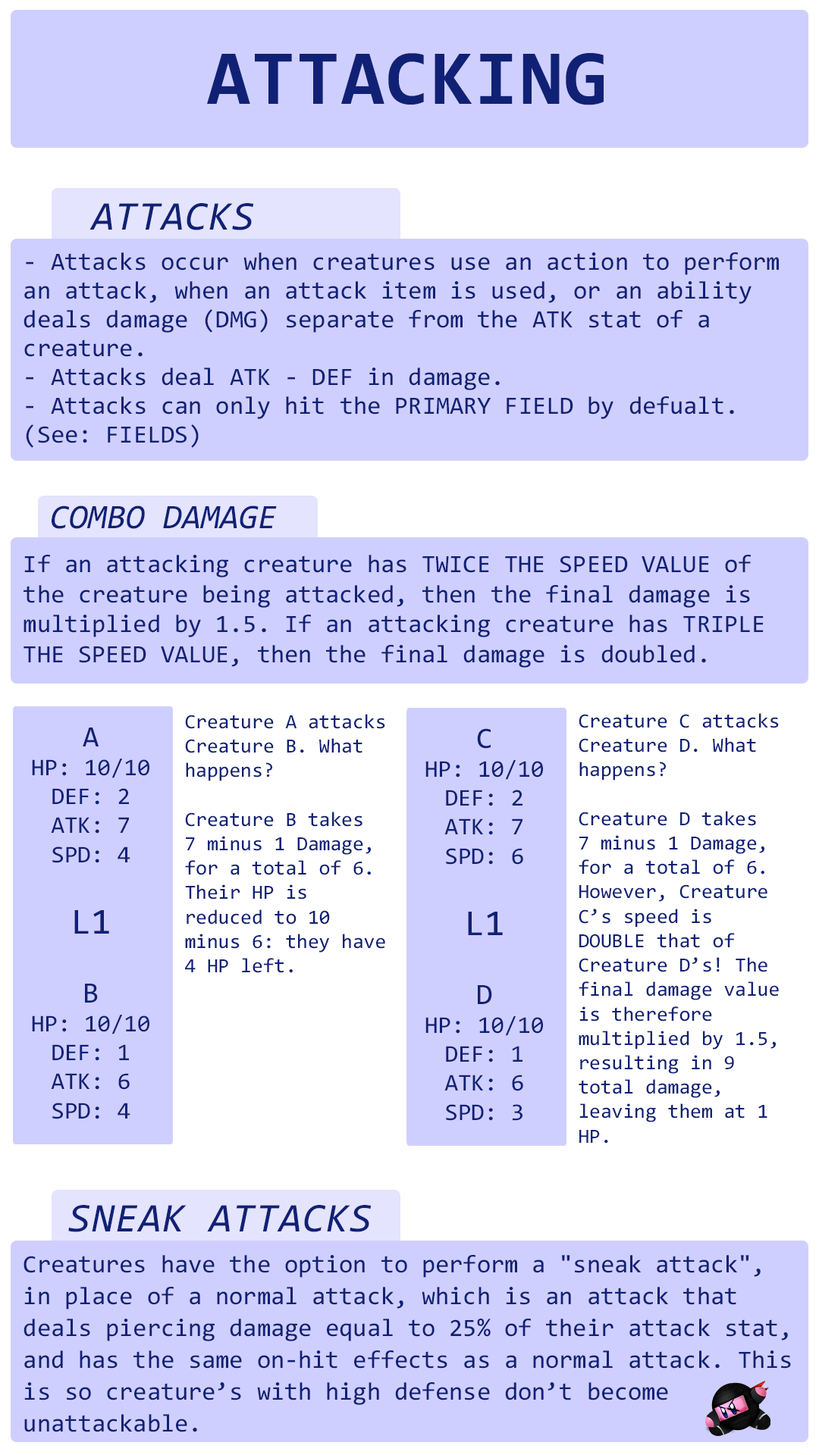
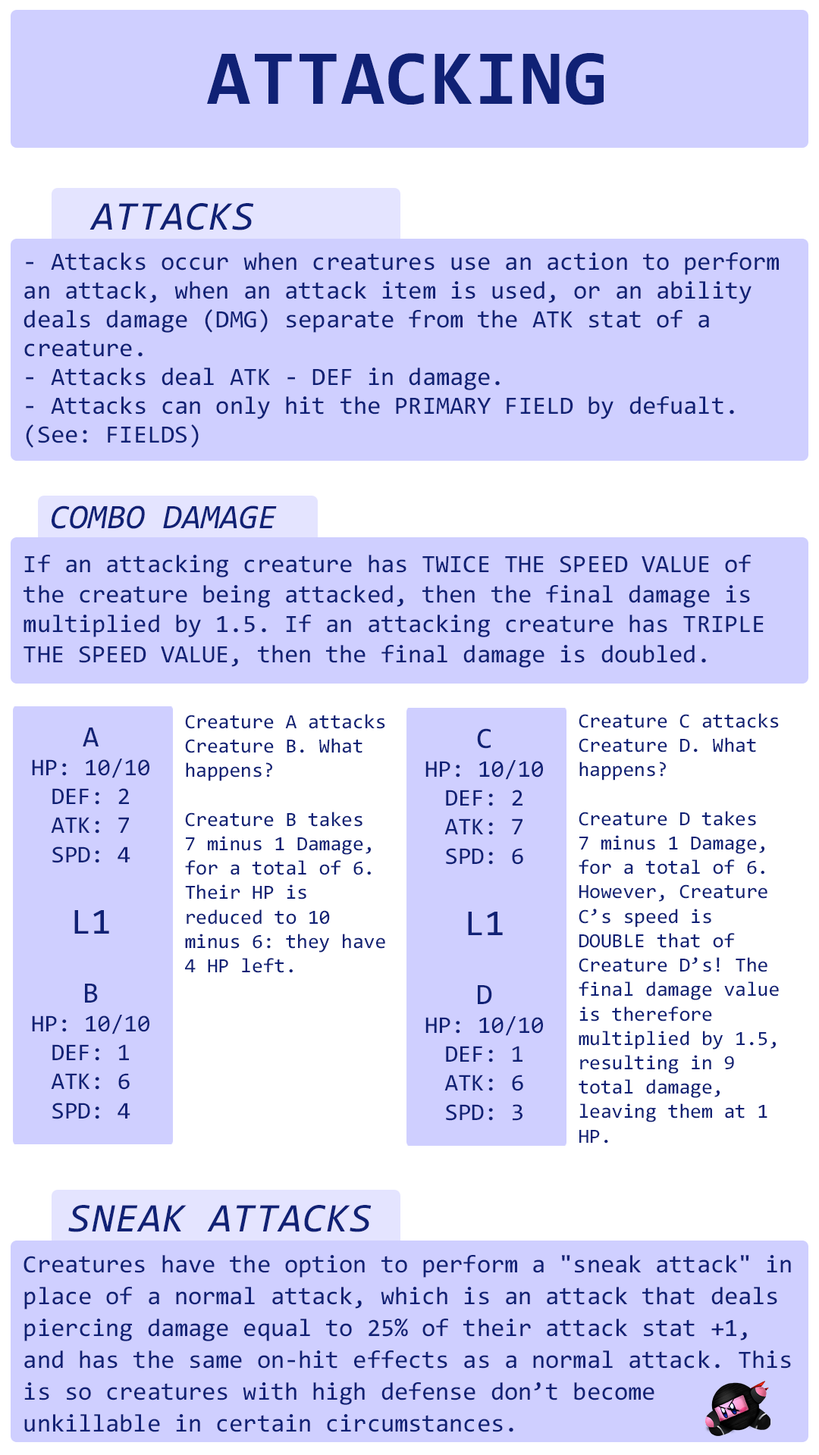
Layer changes from the first 819x1455 image to the second:
painted on "Phase 1" (2nd of 2, in "Sneak attacks") over [23, 1255, 791, 1433]
